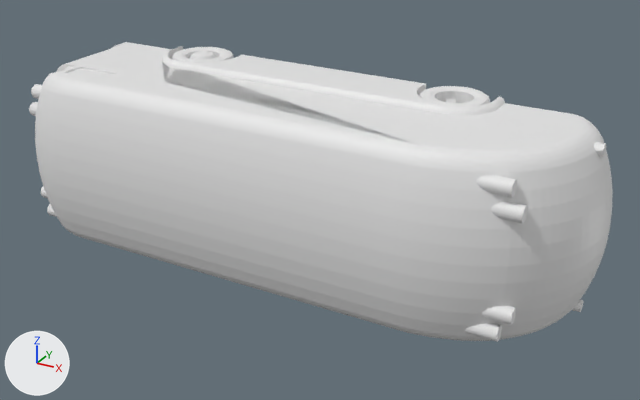
A saved change to the OBJ model resources/models/Normalized/Bus/D00436.obj.
Before and after are seen from a 50 mm lens placed at (0.69, -1.182, 0.565), pointed at (0.036, 0.007, -0.03). Every picture has the same lights, and +X, +Y and +Z are marked at lower left. Where no turn or scale is listed for an object, it has been applied to the vertices.

The first picture shows 'D00436'.
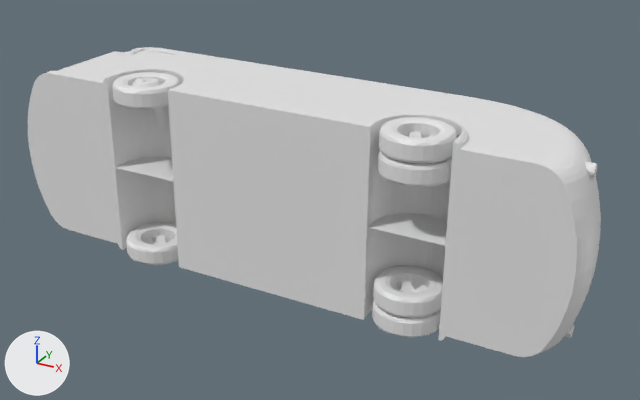
Boxes (x1, y1, x2, y2) around the edits, measured in the pictures (640 x 400 px):
'D00436', reshaped: before (29, 42, 613, 342); after (28, 47, 601, 357)
part 1 of me_d00436, rebuilt: before (29, 42, 613, 342); after (28, 47, 601, 357)
part 2 of me_d00436, added: after (372, 289, 441, 338)
part 3 of me_d00436, added: after (379, 117, 457, 164)
part 4 of me_d00436, added: after (112, 72, 180, 110)
part 5 of me_d00436, added: after (126, 223, 178, 265)
part 6 of me_d00436, added: after (373, 266, 443, 318)
part 7 of me_d00436, added: after (378, 150, 452, 187)
part 8 of me_d00436, deleted: before (172, 47, 490, 107)

The change, as a list of edits to the scene's bpy script:
```text
Change me_d00436:
    used by ob_d00436; location = (0.0, 0.0, 0.0)
    remove me_d00436.from_pydata(...)  # 4830 vertices, 10185 faces; spans x -0.506..0.494, y -0.172..0.139, z -0.155..0.172
    add me_d00436.from_pydata(...)  # 4587 vertices, 9674 faces; spans x -0.502..0.498, y -0.138..0.176, z -0.163..0.164
    me_d00436 part 1: the loose piece of 2393 vertices spanning x -0.506..0.494, y -0.172..0.111, z -0.155..0.169 is rebuilt with 2403 vertices and now spans x -0.502..0.498, y -0.11..0.176, z -0.163..0.162
    me_d00436 part 2: a new loose piece of 374 vertices spanning x 0.18..0.29, y -0.128..-0.018, z -0.161..-0.126
    me_d00436 part 3: a new loose piece of 374 vertices spanning x 0.183..0.293, y -0.129..-0.019, z 0.12..0.155
    me_d00436 part 4: a new loose piece of 360 vertices spanning x -0.294..-0.184, y -0.138..-0.028, z 0.126..0.164
    me_d00436 part 5: a new loose piece of 360 vertices spanning x -0.298..-0.188, y -0.137..-0.027, z -0.159..-0.121
    me_d00436 part 6: a new loose piece of 358 vertices spanning x 0.181..0.291, y -0.128..-0.019, z -0.126..-0.091
    me_d00436 part 7: a new loose piece of 358 vertices spanning x 0.183..0.293, y -0.129..-0.019, z 0.085..0.12
    me_d00436 part 8: 6 loose pieces with 2437 vertices, spanning x -0.301..0.29, y 0.022..0.139, z -0.154..0.172, are deleted
```
